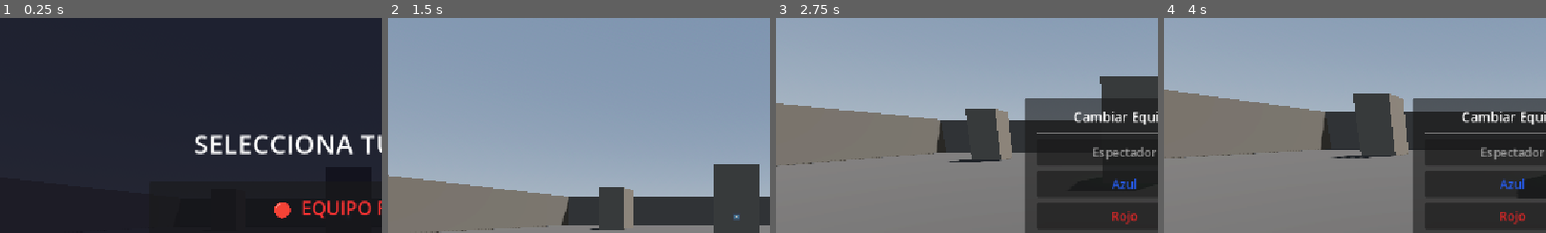
Above: before the commit, frames 1-4 (left to right).
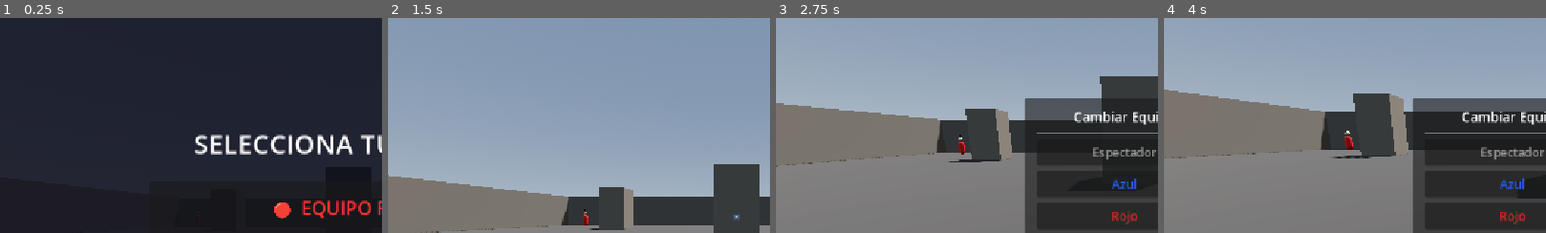
Above: after the commit, the same moments.

Repository: Jillkrav/Fps-Prueba
Game: Godot game, scene res://scenes/maps/map_2.tscn
Two runs of this game, one before a commit and one after it. Both use one fixed random seed, a clock stepped at 60 frames per second and the inputs below. This scene is started directly instead of the project's main scene. The engine's default icon, where the game draws it, is replaced by a stand-in: a white triangle on a blue panel in a dark square.
Inputs (mouse positions are % of the whole screen's width and height, from its top left):
- Up to frame 1 (0.25 s): no input
- Up to frame 2 (1.5 s): click "🔴 EQUIPO ROJO" at 0.5 s; click "USP" at 1.25 s
- Up to frame 3 (2.75 s): tap Enter (ui_accept) at 2, 2.27 s; move the mouse to (49, 52) at 2.02 s; hold W from 2.03 s (still down); tap Q at 2.1 s; click (49, 52) at 2.17 s
- Up to frame 4 (4 s): move the mouse to (80, 65) at 2.77 s; tap R at 2.85 s; tap Enter (ui_accept) at 3.02 s; move the mouse to (20, 35) at 3.52 s; release W at 3.53 s; hold A from 3.53 s (still down); hold F from 3.53 s (still down)
The pictures show only the part of the screen within x 4-54%, y 4-54%; the shares and areas given below are measured in that part.

The runs differ from the first frame. In frame 2, less than 0.1% of the frame differs, in the area x 51-53%, y 88-97%; in frame 3, 0.1%; in frame 4, 0.1%, in the area x 47-50%, y 52-62%.
Error before the commit: Invalid assignment of property or key 'equipo' with value of type 'String' on a base object of type 'CharacterBody3D (NpcBase)'. (res://scripts/spawner.gd:114)

Commit message:
refactor: eliminar sistema enemy_*, corregir spawner.gd para usar equipo_id numerico

Diff:
--- a/scripts/spawner.gd
+++ b/scripts/spawner.gd
@@ -1,16 +1,17 @@
 # scripts/spawner.gd
 # Spawner universal: usa solo npc_base.tscn y asigna armas aleatorias del config.
+# Los equipos se manejan por ID numerico (GameState.Equipo).
 extends Node3D
 class_name NpcSpawner
 
-@export var spawn_interval:         float = 20.0
-@export var spawn_count_per_cycle:  int   = 3
-@export var spawn_points_paths:     Array[NodePath] = []
+@export var spawn_interval:        float = 20.0
+@export var spawn_count_per_cycle: int   = 3
+@export var spawn_points_paths:    Array[NodePath] = []
 
 ## Porcentaje de NPC aliados (0.0 = todos enemigos, 1.0 = todos aliados)
 @export_range(0.0, 1.0) var aliado_ratio: float = 0.0
 
-## Si es true, el spawner no genera nada (util para mapas de testeo)
+## Si es true, el spawner no genera nada
 @export var disabled: bool = false
 
 var npc_scene: PackedScene = preload("res://scenes/npcs/npc_base.tscn")
@@ -79,19 +80,27 @@
 	if not is_inside_tree() or not get_parent().is_inside_tree():
 		return
 
-	var equipo_jugador: String = "azul"
-	var gs: Node = get_node_or_null("/root/GameState")
-	if gs and "selected_team" in gs:
-		equipo_jugador = gs.selected_team
-	var equipo_enemigo: String = "rojo" if equipo_jugador == "azul" else "azul"
+	# Equipo del jugador por ID numerico
+	var equipo_jugador: int = GameState.player_team
 
-	# Obtener lista de armas disponibles del config
+	# Equipo enemigo: si el jugador es Azul -> Rojo, si es Rojo -> Azul.
+	# Si es Espectador (0), los NPCs spawnean como Rojo por defecto.
+	var equipo_enemigo: int
+	match equipo_jugador:
+		GameStateClass.Equipo.AZUL:
+			equipo_enemigo = GameStateClass.Equipo.ROJO
+		GameStateClass.Equipo.ROJO:
+			equipo_enemigo = GameStateClass.Equipo.AZUL
+		_:
+			# Espectador u otro: spawnear Rojos por defecto
+			equipo_enemigo = GameStateClass.Equipo.ROJO
+
+	# Lista de armas disponibles
 	var armas_lista: Array[String] = []
 	if ConfigManager and ConfigManager._data.has("Armas"):
 		for categoria in ConfigManager._data["Armas"].keys():
 			for nombre in ConfigManager._data["Armas"][categoria].keys():
 				armas_lista.append(nombre)
-	# Fallback si no hay config de armas
 	if armas_lista.is_empty():
 		armas_lista = [""]
 
@@ -104,17 +113,14 @@
 		if not npc:
 			continue
 
-		# Asignar relacion y equipo ANTES de add_child
+		npc._relacion_forzada = true
+
+		# Asignar equipo por ID numerico
 		if randf() < aliado_ratio:
-			npc.relacion          = NpcBase.Relacion.AMIGABLE
-			npc.equipo            = equipo_jugador
-			npc._relacion_forzada = true
+			npc.equipo_id = equipo_jugador
 		else:
-			npc.relacion          = NpcBase.Relacion.ENEMIGO
-			npc.equipo            = equipo_enemigo
-			npc._relacion_forzada = true
+			npc.equipo_id = equipo_enemigo
 
-		# Asignar arma aleatoria del config
 		npc.nombre_arma = armas_lista[randi() % armas_lista.size()]
 
 		var spawn_pos: Vector3 = point.global_transform.origin + Vector3(
